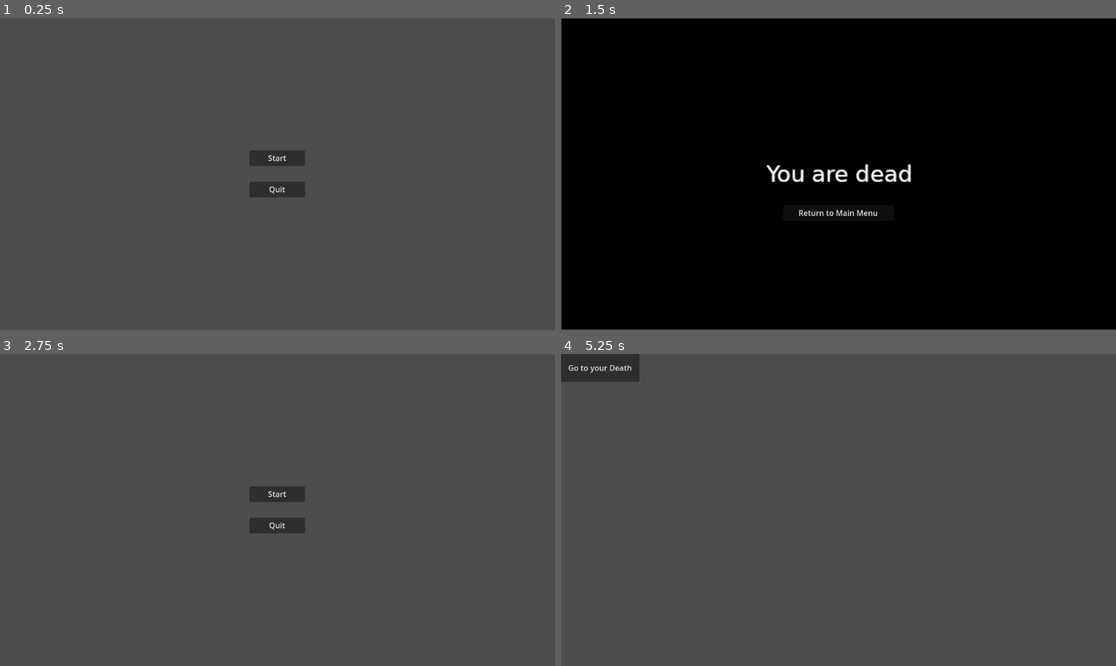
Above: before the commit, frames 1-4 (two rows, left to right).
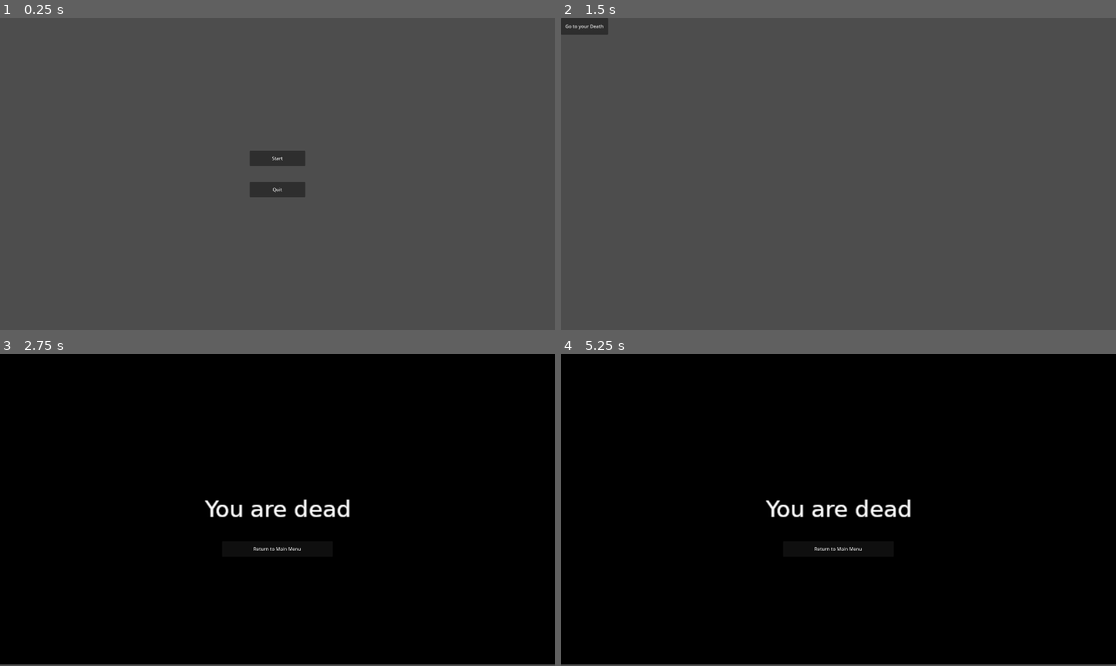
Above: after the commit, the same moments.

Repository: boswotcher/game-jam-07-2024
Game: Godot game, scene res://Scenes/title_screen.tscn
Two runs of this game, one before a commit and one after it. Both use one fixed random seed, a clock stepped at 60 frames per second and the inputs below.
Inputs:
- Up to frame 1 (0.25 s): no input
- Up to frame 2 (1.5 s): click "Start" at 0.5 s; click "Go to your Death" (after the commit: "Select") at 1.25 s
- Up to frame 3 (2.75 s): click "Return to Main Menu" (after the commit: "Go to your Death") at 2 s
- Up to frame 4 (5.25 s): click "Start" (after the commit: "Return to Main Menu") at 2.75 s; click "Go to your Death" (after the commit: "Start") at 3.5 s; click "Return to Main Menu" (after the commit: "Select") at 4.25 s; click "Start" (after the commit: "Go to your Death") at 5 s

The runs differ from the first frame. In frame 1, less than 0.1% of the frame differs, in the area x 48-52%, y 43-57%; in frame 2, 99%; in frame 3, 99%, in the area x 0-100%, y 0-100%; in frame 4, 99%.

Commit message:
Add Character Select Screen

Diff:
--- /dev/null
+++ b/Scenes/CharacterSelect.tscn
@@ -0,0 +1,25 @@
+[gd_scene load_steps=2 format=3 uid="uid://c5jfm2m1l7k1y"]
+
+[ext_resource type="Script" path="res://Scripts/character_select_button.gd" id="1_1adkk"]
+
+[node name="CharacterSelect" type="Control"]
+layout_mode = 3
+anchors_preset = 15
+anchor_right = 1.0
+anchor_bottom = 1.0
+grow_horizontal = 2
+grow_vertical = 2
+
+[node name="CharacterSelectButton" type="Button" parent="."]
+layout_mode = 1
+anchors_preset = -1
+anchor_left = 0.45
+anchor_top = 0.7
+anchor_right = 0.55
+anchor_bottom = 0.75
+offset_right = 8.0
+offset_bottom = 8.0
+text = "Select"
+script = ExtResource("1_1adkk")
+
+[connection signal="pressed" from="CharacterSelectButton" to="CharacterSelectButton" method="_on_pressed"]
--- a/death_screen.tscn
+++ b/Scenes/death_screen.tscn
@@ -12,9 +12,9 @@
 grow_vertical = 2
 
 [node name="Sprite2D" type="Sprite2D" parent="."]
-position = Vector2(577.5, 324)
-scale = Vector2(1.81005, 1.80447)
+scale = Vector2(3.017, 3)
 texture = ExtResource("1_3npdg")
+centered = false
 
 [node name="ReturnButton" type="Button" parent="."]
 layout_mode = 1
--- a/Scenes/main.tscn
+++ b/Scenes/main.tscn
@@ -1,6 +1,6 @@
 [gd_scene load_steps=2 format=3 uid="uid://ci8ab86c4bvb7"]
 
-[ext_resource type="Script" path="res://Scenes/Main.gd" id="1_4cshe"]
+[ext_resource type="Script" path="res://Scripts/Main.gd" id="1_4cshe"]
 
 [node name="Main" type="Node2D"]
 
--- a/Scenes/Main.gd
+++ b/Scripts/Main.gd
@@ -2,5 +2,5 @@
 
 
 func _on_pressed():
-	get_tree().change_scene_to_file("res://death_screen.tscn")
+	get_tree().change_scene_to_file("res://Scenes/death_screen.tscn")
 	pass # Replace with function body.
--- a/Scripts/TitleScreen.gd
+++ b/Scripts/TitleScreen.gd
@@ -6,5 +6,5 @@
 
 
 func _on_pressed():
-	get_tree().change_scene_to_file("res://Scenes/main.tscn")
+	get_tree().change_scene_to_file("res://Scenes/CharacterSelect.tscn")
 	pass # Replace with function body.
--- /dev/null
+++ b/Scripts/character_select_button.gd
@@ -0,0 +1,6 @@
+extends Button
+
+
+func _on_pressed():
+	get_tree().change_scene_to_file("res://Scenes/main.tscn")
+	pass # Replace with function body.
--- a/project.godot
+++ b/project.godot
@@ -14,3 +14,8 @@
 run/main_scene="res://Scenes/title_screen.tscn"
 config/features=PackedStringArray("4.2", "Forward Plus")
 config/icon="res://icon.svg"
+
+[display]
+
+window/size/viewport_width=1920
+window/size/viewport_height=1080
